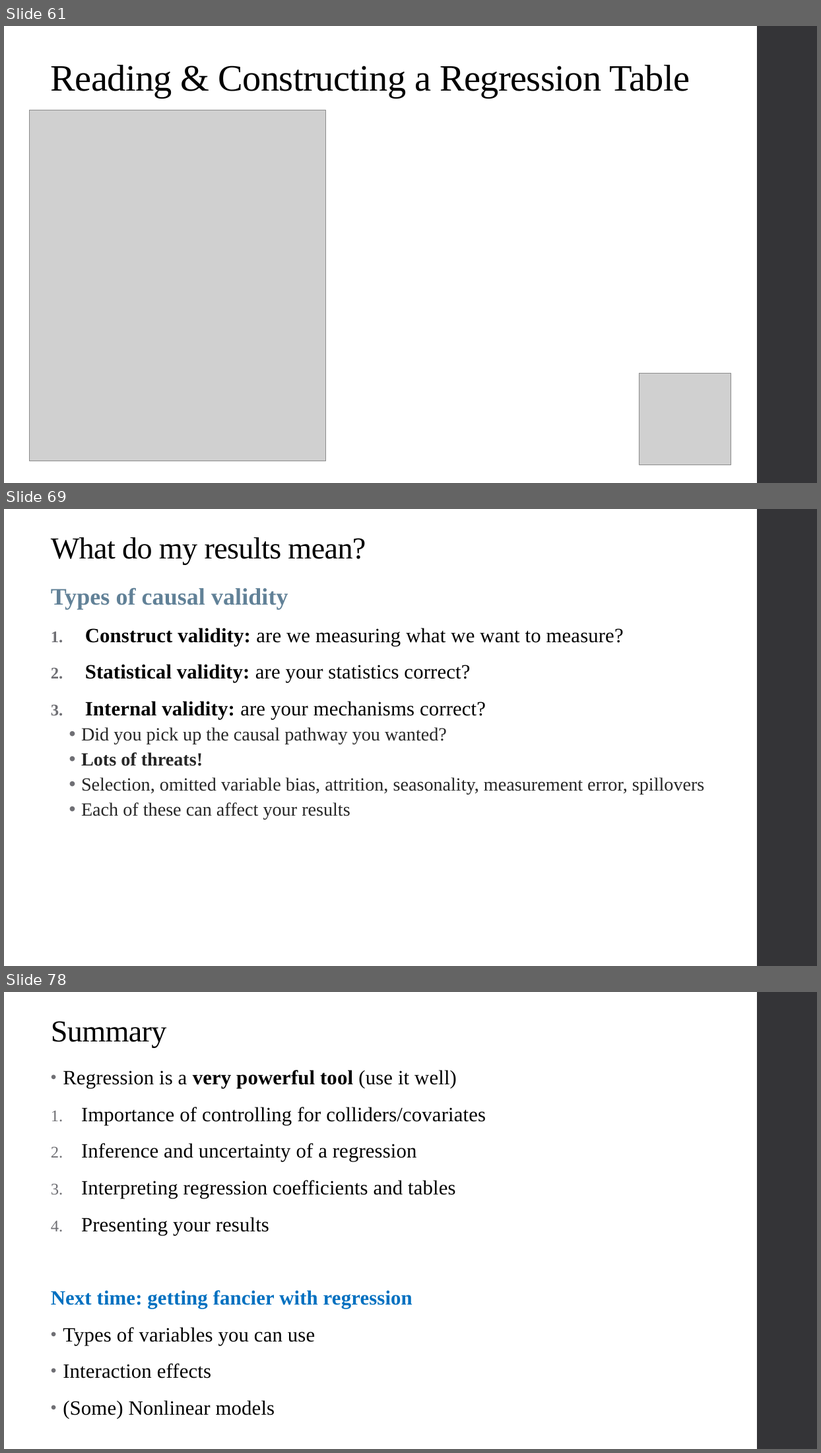
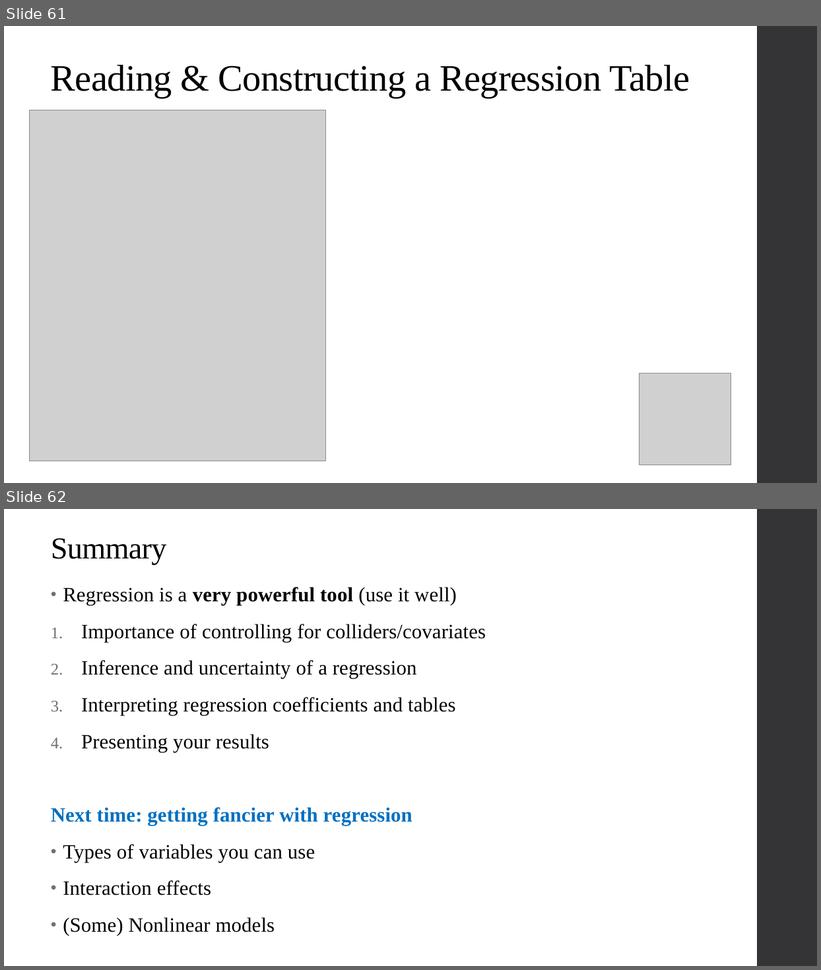
Before and after one commit to alex-hoagland/HAD5744, a slide deck: Lecture03_MultivariateOLS1/Lecture3_MultivariateOLS.pptx. Shown one above the other, each under a label of ours: slides 61, 69 and 78 before the commit, slides 61 and 62 after it; the slides between them are not shown. The pictures are 821x1453 and 821x970 pixels, drawn with LibreOffice and Linux fonts; fonts in the diff are those of the drawing; grey boxes stand for pictures. Boxes give left, top, right and bottom in pixels: in the first picture for what was removed or moved away, otherwise in the second. Text is boxed around its words. In the diff, an @@ line names an element or a change of style, - is before the commit and + after.

```diff
--- a/Lecture03_MultivariateOLS1/Lecture3_MultivariateOLS.pptx
+++ b/Lecture03_MultivariateOLS1/Lecture3_MultivariateOLS.pptx
@@ slide 69 removed at <box>4,509,817,966</box>, background #FFFFFF; not listed: 1 template element that a slide beside it also shows @@
@@ title removed at <box>51,537,366,565</box> @@
-What do my results mean?
@@ text removed at <box>51,588,705,820</box> @@
-Types of causal validity
-1. Construct validity: are we measuring what we want to measure?
-2. Statistical validity: are your statistics correct?
-3. Internal validity: are your mechanisms correct?
-  • Did you pick up the causal pathway you wanted?
-  • Lots of threats!
-  • Selection, omitted variable bias, attrition, seasonality, measurement error, spillovers
-  • Each of these can affect your results
@@ what was slide 78 is now slide 62 @@
```
Also in this commit, not shown: 15 other slides removed, 3 other files.
